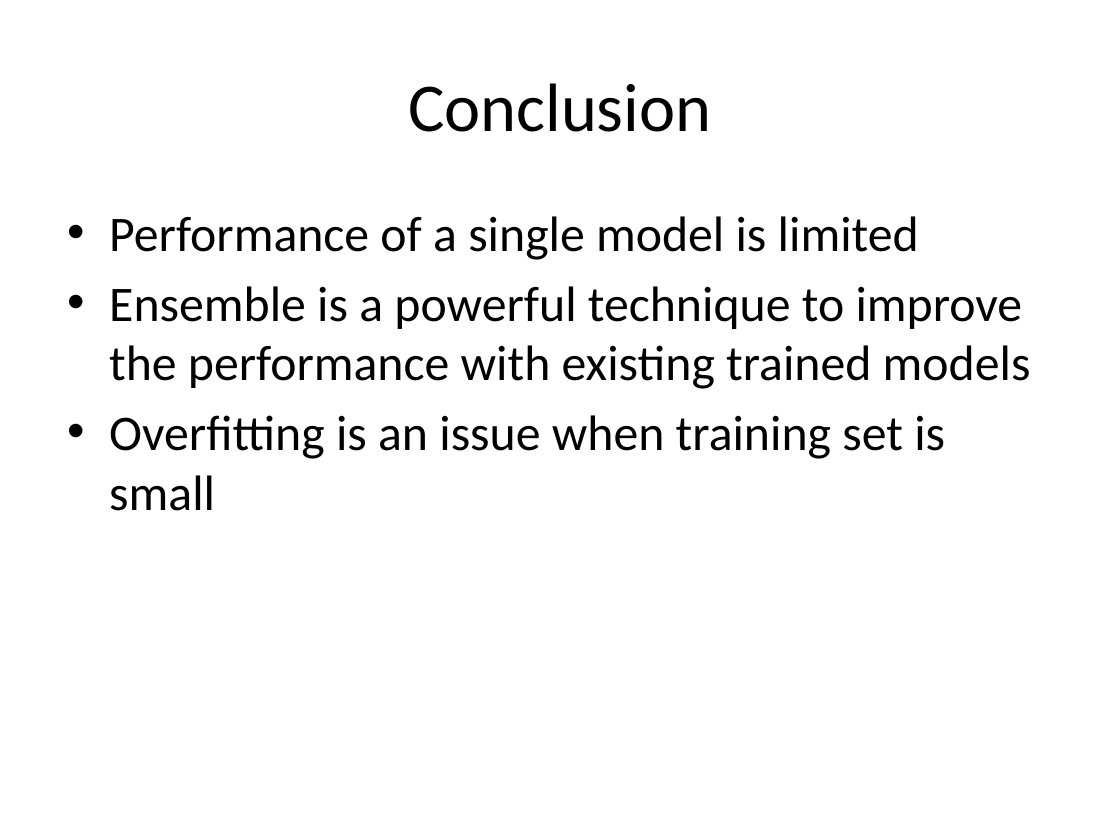
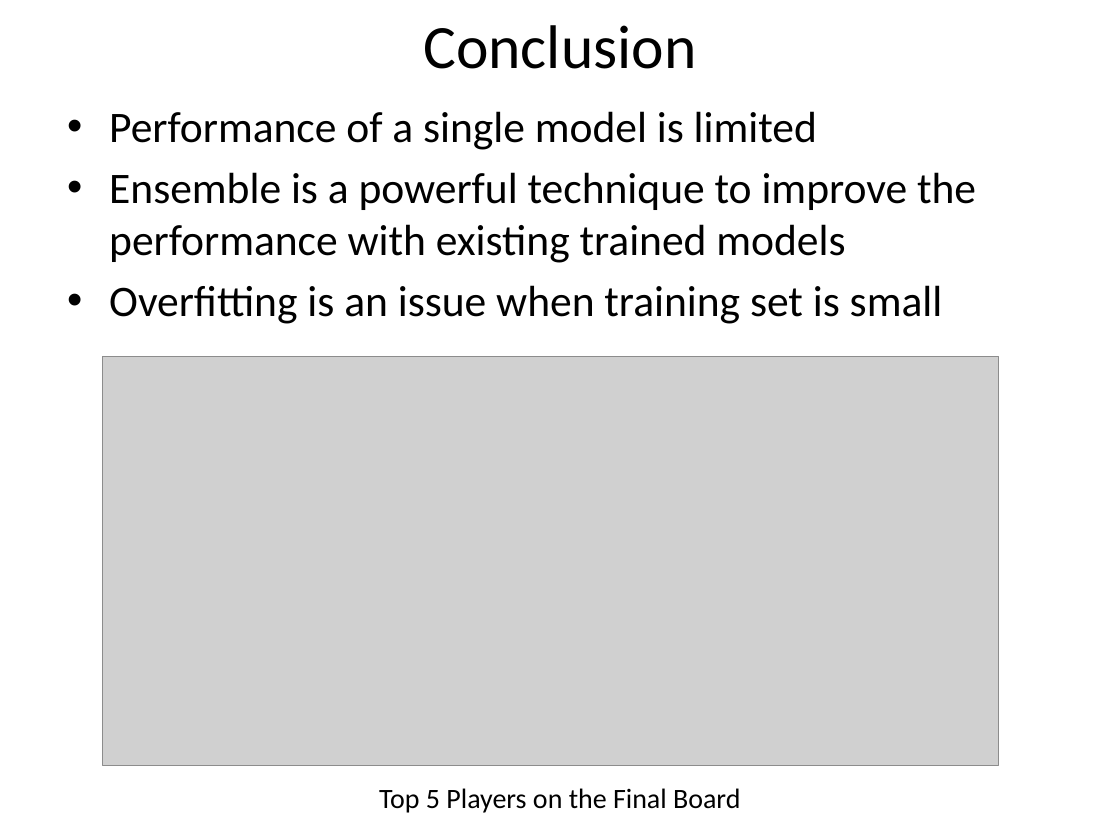
Before and after one commit to hxwang/revenue-prediction, a slide deck: slide 16 of doc/presentation/revenue-prediction.pptx. Drawn at 1120x840 pixels with LibreOffice and Linux fonts; fonts in the diff are those of the drawing; grey boxes stand for pictures. Boxes give left, top, right and bottom in pixels: in the first picture for what was removed or moved away, otherwise in the second. Text is boxed around its words. In the diff, an @@ line names an element or a change of style, - is before the commit and + after.

```diff
--- a/doc/presentation/revenue-prediction.pptx
+++ b/doc/presentation/revenue-prediction.pptx
@@ title "Conclusion": place and size @@
-title "Conclusion" at (408,83,711,132)
+title "Conclusion" at (423,25,696,69)
@@ title "Conclusion" at (423,25,696,69): size 44 to 39.6 pt @@
@@ text "Performance of a single model ...": place and size @@
-text "Performance of a single model ..." at (109,216,1031,511)
+text "Performance of a single model ..." at (109,111,976,324)
@@ text "Performance of a single model ..." at (109,111,976,324): size 32 to 28 pt @@
@@ picture added at (103,356,999,765) @@
@@ text added at (379,788,740,813), 18 pt, text #000000 @@
+Top 5 Players on the Final Board
```
Also in this commit, not shown: 1 other slide changed, 3 other files.
